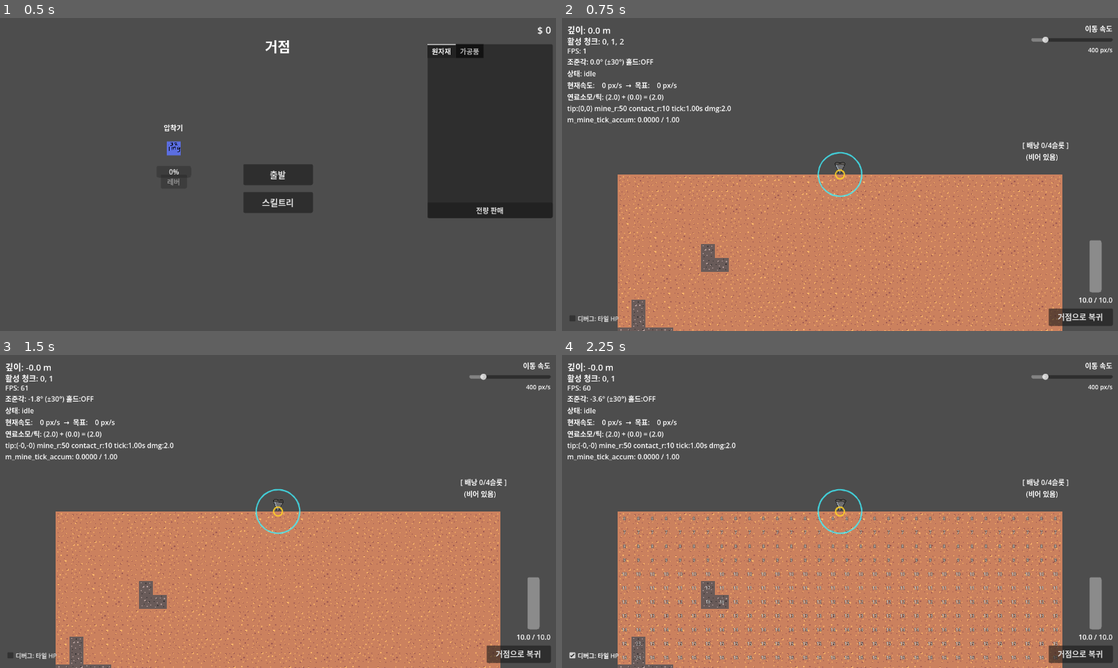
Above: before the commit, frames 1-4 (two rows, left to right).
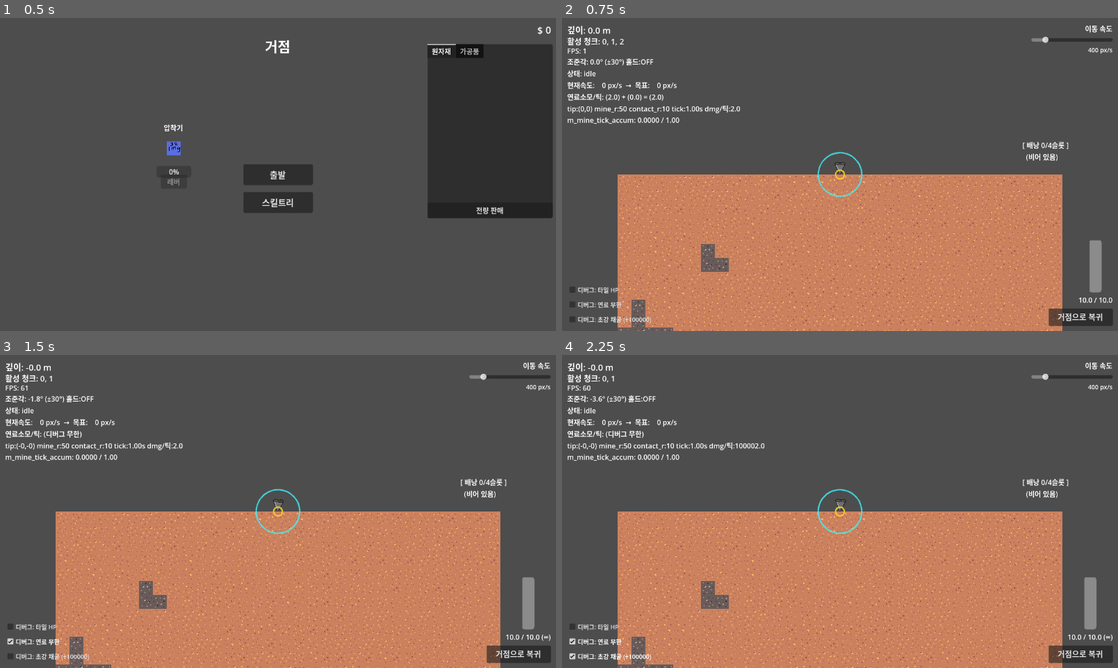
Above: after the commit, the same moments.

Repository: illwsion/Dig-Down-the-Planet
Game: Godot game, scene res://scenes/GameRoot.tscn
Two runs of this game, one before a commit and one after it. Both use one fixed random seed, a clock stepped at 60 frames per second and the inputs below. The engine's default icon, where the game draws it, is replaced by a stand-in: a white triangle on a blue panel in a dark square.
Inputs (mouse positions are in pixels of both pictures, inside the frame that each line leads up to):
- Up to frame 1 (0.5 s): no input
- Up to frame 2 (0.75 s): click "출발" at 0.5 s
- Up to frame 3 (1.5 s): click (61, 642) at 1.25 s, where only the run after the commit has a clickable "디버그: 연료 무한"
- Up to frame 4 (2.25 s): click (623, 655) at 2 s, where only the run after the commit has a clickable "디버그: 초강 채굴 (+100000)"

Frame 1 is identical in both runs. In frame 2, 0.6% of the frame differs, in the area x 0-32%, y 27-98%; in frame 3, 1.2%; in frame 4, 4.0%, in the area x 0-99%, y 24-98%.

Commit message:
feat: 디버그(연료 무한, 대미지 증가) 추가, 돌, 흙 아이템 스프라이트 추가

Diff:
--- /dev/null
+++ b/resources/items/item_dirt.tres
@@ -0,0 +1,7 @@
+[gd_resource type="AtlasTexture" format=3 uid="uid://citemdirt001"]
+
+[ext_resource type="Texture2D" uid="uid://btnan0l36r0mj" path="res://assets/sprites/item.png" id="1_atlas"]
+
+[resource]
+atlas = ExtResource("1_atlas")
+region = Rect2(0, 0, 32, 32)
--- /dev/null
+++ b/resources/items/item_dirt_brick.tres
@@ -0,0 +1,7 @@
+[gd_resource type="AtlasTexture" format=3 uid="uid://dem25gb1kxemi"]
+
+[ext_resource type="Texture2D" uid="uid://btnan0l36r0mj" path="res://assets/sprites/item.png" id="1_atlas"]
+
+[resource]
+atlas = ExtResource("1_atlas")
+region = Rect2(32, 0, 32, 32)
--- /dev/null
+++ b/resources/items/item_stone.tres
@@ -0,0 +1,7 @@
+[gd_resource type="AtlasTexture" format=3 uid="uid://citemstone001"]
+
+[ext_resource type="Texture2D" uid="uid://btnan0l36r0mj" path="res://assets/sprites/item.png" id="1_atlas"]
+
+[resource]
+atlas = ExtResource("1_atlas")
+region = Rect2(64, 0, 32, 32)
--- /dev/null
+++ b/resources/items/item_stone_brick.tres
@@ -0,0 +1,7 @@
+[gd_resource type="AtlasTexture" format=3 uid="uid://ca23to1t7oy1e"]
+
+[ext_resource type="Texture2D" uid="uid://btnan0l36r0mj" path="res://assets/sprites/item.png" id="1_atlas"]
+
+[resource]
+atlas = ExtResource("1_atlas")
+region = Rect2(96, 0, 32, 32)
--- a/scenes/main/Main.gd
+++ b/scenes/main/Main.gd
@@ -24,6 +24,8 @@
 @onready var m_fuel_label: Label = $UILayer/FuelPanel/FuelLabel
 @onready var m_return_button: Button = $UILayer/ReturnButton
 @onready var m_tile_hp_debug_check: CheckBox = $UILayer/DebugPanel/TileHpDebugCheck
+@onready var m_infinite_fuel_debug_check: CheckBox = $UILayer/DebugPanel/InfiniteFuelDebugCheck
+@onready var m_super_mine_debug_check: CheckBox = $UILayer/DebugPanel/SuperMineDebugCheck
 
 var m_run_inventory_label: Label
 var m_run_ended: bool = false
@@ -39,6 +41,10 @@
 	m_drill.run_end_fuel_depleted.connect(_on_run_end_fuel_depleted)
 	m_tile_hp_debug_check.toggled.connect(_on_tile_hp_debug_toggled)
 	m_tile_hp_debug_check.button_pressed = m_drill.debug_show_tile_hp
+	m_infinite_fuel_debug_check.toggled.connect(_on_infinite_fuel_debug_toggled)
+	m_infinite_fuel_debug_check.button_pressed = m_drill.debug_infinite_fuel
+	m_super_mine_debug_check.toggled.connect(_on_super_mine_debug_toggled)
+	m_super_mine_debug_check.button_pressed = m_drill.debug_super_mine_damage
 
 	m_run_inventory_label = Label.new()
 	m_run_inventory_label.anchor_left   = 1.0
@@ -77,6 +83,8 @@
 	m_drill.set_input_locked(true)
 	m_speed_slider.editable = false
 	m_tile_hp_debug_check.disabled = true
+	m_infinite_fuel_debug_check.disabled = true
+	m_super_mine_debug_check.disabled = true
 	m_return_button.disabled = true
 	run_end_requested.emit(reason)
 
@@ -88,6 +96,14 @@
 
 func _on_tile_hp_debug_toggled(enabled: bool) -> void:
 	m_drill.debug_show_tile_hp = enabled
+
+
+func _on_infinite_fuel_debug_toggled(enabled: bool) -> void:
+	m_drill.debug_infinite_fuel = enabled
+
+
+func _on_super_mine_debug_toggled(enabled: bool) -> void:
+	m_drill.debug_super_mine_damage = enabled
 
 
 func _update_hud() -> void:
@@ -120,8 +136,11 @@
 	var fuel: float = m_drill.fuel
 	m_fuel_bar.max_value = fuel_max
 	m_fuel_bar.value = clampf(fuel, 0.0, fuel_max)
-	m_fuel_label.text = "%.1f / %.1f" % [fuel, fuel_max]
-	if fuel <= 0.0 and not m_run_ended:
+	if m_drill.debug_infinite_fuel:
+		m_fuel_label.text = "%.1f / %.1f (∞)" % [fuel, fuel_max]
+	else:
+		m_fuel_label.text = "%.1f / %.1f" % [fuel, fuel_max]
+	if not m_drill.debug_infinite_fuel and fuel <= 0.0 and not m_run_ended:
 		_on_run_end_fuel_depleted()
 
 
--- a/scenes/main/Main.tscn
+++ b/scenes/main/Main.tscn
@@ -112,8 +112,8 @@
 anchor_top = 1.0
 anchor_bottom = 1.0
 offset_left = 12.0
-offset_top = -44.0
-offset_right = 220.0
+offset_top = -108.0
+offset_right = 260.0
 offset_bottom = -12.0
 grow_vertical = 0
 theme_override_constants/separation = 4
@@ -122,6 +122,16 @@
 layout_mode = 2
 theme_override_font_sizes/font_size = 14
 text = "디버그: 타일 HP"
+
+[node name="InfiniteFuelDebugCheck" type="CheckBox" parent="UILayer/DebugPanel"]
+layout_mode = 2
+theme_override_font_sizes/font_size = 14
+text = "디버그: 연료 무한"
+
+[node name="SuperMineDebugCheck" type="CheckBox" parent="UILayer/DebugPanel"]
+layout_mode = 2
+theme_override_font_sizes/font_size = 14
+text = "디버그: 초강 채굴 (+100000)"
 
 [node name="ReturnButton" type="Button" parent="UILayer"]
 layout_mode = 1
--- a/scripts/items/ItemDatabase.gd
+++ b/scripts/items/ItemDatabase.gd
@@ -12,6 +12,14 @@
 ## 새 아이템 추가: item_database.csv에 행 하나만 추가하면 된다.
 
 const c_CsvPath := "res://resources/items/item_database.csv"
+
+## item_id → AtlasTexture (.tres). 시트에 아이콘이 없는 아이템은 기본 플레이스홀더 사용.
+const c_Icons: Dictionary = {
+	&"dirt":        preload("res://resources/items/item_dirt.tres"),
+	&"dirt_brick":  preload("res://resources/items/item_dirt_brick.tres"),
+	&"stone":       preload("res://resources/items/item_stone.tres"),
+	&"stone_brick": preload("res://resources/items/item_stone_brick.tres"),
+}
 
 ## { item_id: StringName -> ItemDef }
 var _defs: Dictionary = {}
@@ -46,6 +54,8 @@
 		def.display_name = row[1].strip_edges()
 		def.sell_price   = int(row[2].strip_edges())
 		def.category     = StringName(row[3].strip_edges())
+		if c_Icons.has(def.id):
+			def.icon = c_Icons[def.id]
 		_defs[def.id]    = def
 
 	print("ItemDatabase: %d개 아이템 로드 완료" % _defs.size())
--- a/scripts/player/Drill.gd
+++ b/scripts/player/Drill.gd
@@ -18,6 +18,11 @@
 @export var debug_draw_mine_radii: bool = true
 ## true 이면 활성 Chunk 타일 위에 현재 HP 숫자 표시.
 @export var debug_show_tile_hp: bool = false
+## true 이면 채굴 틱마다 연료를 소모하지 않음.
+@export var debug_infinite_fuel: bool = false
+## true 이면 틱당 채굴 대미지에 [constant DEBUG_MINE_DAMAGE_BONUS] 추가.
+@export var debug_super_mine_damage: bool = false
+const DEBUG_MINE_DAMAGE_BONUS := 100000.0
 @export var mine_radius: float = 50.0
 @export var mine_contact_radius: float = 10.0
 @export_range(0.05, 10.0, 0.01) var mine_tick_interval: float = 1.0
@@ -188,11 +193,20 @@
 	}
 
 
+func _get_mine_damage_for_tick() -> float:
+	var dmg: float = StatSystem.get_final(&"mine_damage_per_tick")
+	if debug_super_mine_damage:
+		dmg += DEBUG_MINE_DAMAGE_BONUS
+	return dmg
+
+
 func _process_mining_tick(delta: float) -> void:
 	if drill_status == DrillStatus.IDLE:
 		m_mine_tick_accum = 0.0
 		return
-	if m_fuel_depleted_emitted or fuel <= 0.0:
+	if m_fuel_depleted_emitted:
+		return
+	if not debug_infinite_fuel and fuel <= 0.0:
 		return
 	var world: Node = get_parent().get_node_or_null("World") if get_parent() else null
 	if world == null or not world.has_method("apply_mine_damage_at_world"):
@@ -203,18 +217,19 @@
 		if m_fuel_depleted_emitted:
 			break
 		m_mine_tick_accum -= tickInterval
-		var cost: float = _compute_fuel_cost_for_tick()
-		if fuel < cost:
-			fuel = 0.0
-			_emit_fuel_depleted()
-			break
-		fuel -= cost
+		if not debug_infinite_fuel:
+			var cost: float = _compute_fuel_cost_for_tick()
+			if fuel < cost:
+				fuel = 0.0
+				_emit_fuel_depleted()
+				break
+			fuel -= cost
 		world.apply_mine_damage_at_world(
 			get_tip_global_position(),
 			StatSystem.get_final(&"mine_radius"),
-			StatSystem.get_final(&"mine_damage_per_tick")
+			_get_mine_damage_for_tick()
 		)
-		if fuel <= 0.0:
+		if not debug_infinite_fuel and fuel <= 0.0:
 			fuel = 0.0
 			_emit_fuel_depleted()
 
@@ -260,9 +275,10 @@
 
 func get_mining_debug_string() -> String:
 	var t := get_tip_global_position()
-	return "tip:(%.0f,%.0f) mine_r:%.0f contact_r:%.0f tick:%.2fs dmg:%.1f\nm_mine_tick_accum: %.4f / %.2f" % [
-		t.x, t.y, mine_radius, mine_contact_radius, mine_tick_interval, mine_damage_per_tick,
-		m_mine_tick_accum, mine_tick_interval,
+	var tick_interval: float = StatSystem.get_final(&"mine_tick_interval")
+	return "tip:(%.0f,%.0f) mine_r:%.0f contact_r:%.0f tick:%.2fs dmg/틱:%.1f\nm_mine_tick_accum: %.4f / %.2f" % [
+		t.x, t.y, mine_radius, mine_contact_radius, tick_interval, _get_mine_damage_for_tick(),
+		m_mine_tick_accum, tick_interval,
 	]
 
 
@@ -271,6 +287,8 @@
 
 
 func get_fuel_cost_debug_string() -> String:
+	if debug_infinite_fuel:
+		return "연료소모/틱: (디버그 무한)"
 	var parts := _get_fuel_cost_parts()
 	return "연료소모/틱: (%.1f) + (%.1f) = (%.1f)" % [parts["base"], parts["depth"], parts["total"]]
 
Binary file added: assets/sprites/item.png
Not shown, added: assets/sprites/item.png.import
Not shown: 1 places in resources/world/block_table.tres that only renumber resources
